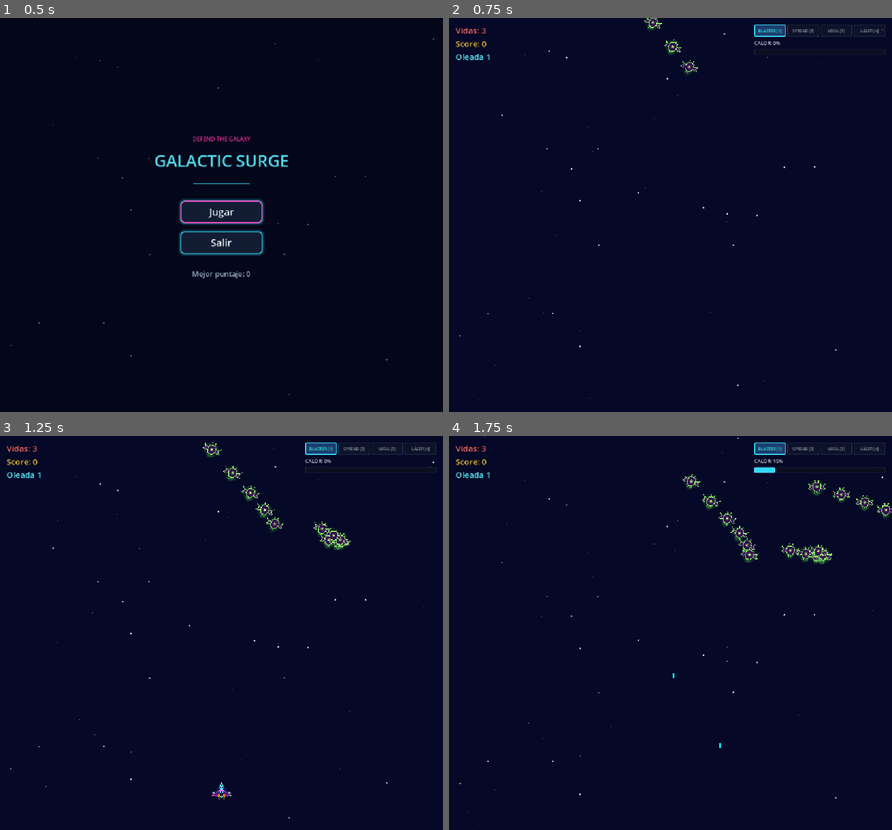
Above: before the commit, frames 1-4 (two rows, left to right).
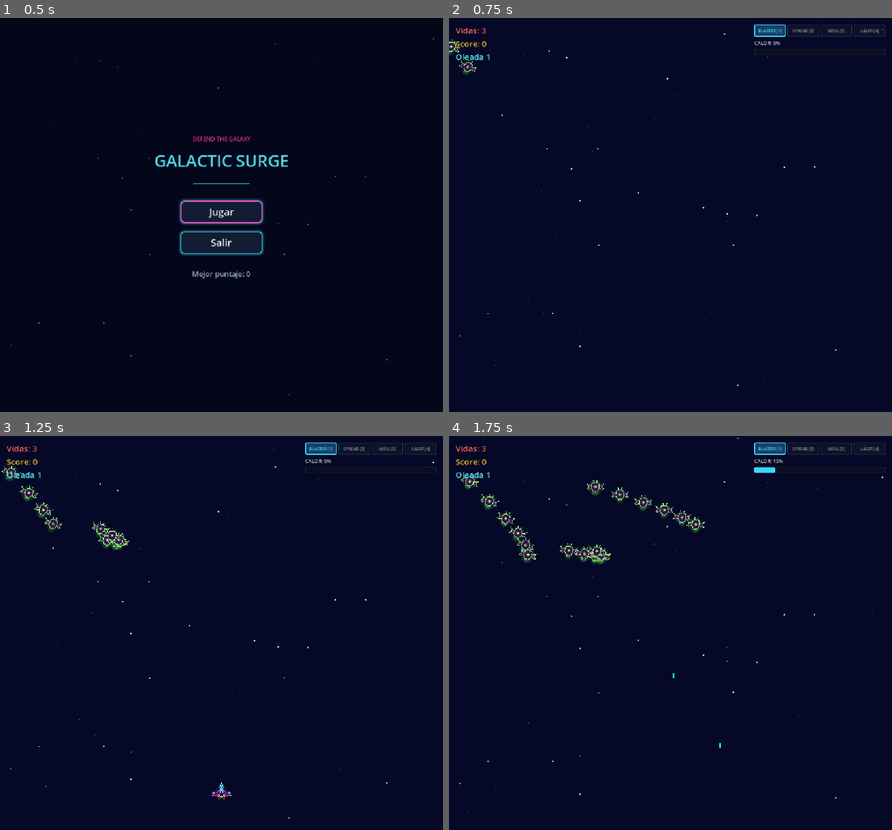
Above: after the commit, the same moments.

Repository: Frank-0511/galactic-surge
Game: Godot game, scene res://scenes/main/main.tscn
Two runs of this game, one before a commit and one after it. Both use one fixed random seed, a clock stepped at 60 frames per second and the inputs below.
Inputs (mouse positions are in pixels of both pictures, inside the frame that each line leads up to):
- Up to frame 1 (0.5 s): no input
- Up to frame 2 (0.75 s): click "Jugar" at 0.5 s
- Up to frame 3 (1.25 s): no input
- Up to frame 4 (1.75 s): tap Enter at 1.25 s; move the mouse to (767, 613) at 1.27 s; hold Right (move_right) from 1.28 s (still down); hold Space (shoot) from 1.28 s (still down); click (767, 613) at 1.42 s

Frame 1 is identical in both runs. In frame 2, 0.4% of the frame differs, in the area x 0-57%, y 0-15%; in frame 3, 1.5%; in frame 4, 2.5%, in the area x 2-100%, y 9-33%.

Commit message:
fix(enemy): corregir coordenadas de fly-in usando global_position para evitar desborde de pantalla

Diff:
--- a/scenes/entities/enemy/enemy.gd
+++ b/scenes/entities/enemy/enemy.gd
@@ -54,13 +54,13 @@
 		if _fly_in_elapsed >= _fly_in_delay:
 			var effective_t: float = (_fly_in_elapsed - _fly_in_delay) / _fly_in_duration
 			var t: float = clampf(effective_t, 0.0, 1.0)
-			position = VectorMath.cubic_bezier(_fly_in_p0, _fly_in_p1, _fly_in_p2, _fly_in_p3, t)
+			global_position = VectorMath.cubic_bezier(_fly_in_p0, _fly_in_p1, _fly_in_p2, _fly_in_p3, t)
 			var deriv: Vector2 = VectorMath.cubic_bezier_derivative(_fly_in_p0, _fly_in_p1, _fly_in_p2, _fly_in_p3, t)
 			rotation = clampf(deriv.x * 0.0015, -0.45, 0.45) * (1.0 - t)
 			if t >= 1.0:
 				_is_flying_in = false
 				rotation = 0.0
-				position = _fly_in_p3
+				global_position = _fly_in_p3
 				_schedule_next_shot()
 				fly_in_completed.emit()
 	_time += delta
@@ -76,7 +76,7 @@
 	_fly_in_delay = maxf(delay, 0.0)
 	_fly_in_elapsed = 0.0
 	_is_flying_in = true
-	position = p0
+	global_position = p0
 	if _shoot_cooldown != null:
 		_shoot_cooldown.stop()
 
@@ -89,9 +89,10 @@
 	if not _is_flying_in:
 		return
 	_is_flying_in = false
-	position = _fly_in_p3
+	global_position = _fly_in_p3
 	rotation = 0.0
 	_schedule_next_shot()
+
 
 
 func destroy() -> void:
--- a/tests/etapa_8_contract_test.gd
+++ b/tests/etapa_8_contract_test.gd
@@ -28,6 +28,7 @@
 	var spawner_passed: bool = await _assert_spawner_contract()
 	var starfield_passed: bool = await _assert_starfield_warp_contract()
 	var main_passed: bool = await _assert_main_warp_integration_contract()
+	var bounds_passed: bool = await _assert_main_formation_bounds_contract()
 
 	var all_passed: bool = (
 		vmath_passed
@@ -36,6 +37,7 @@
 		and spawner_passed
 		and starfield_passed
 		and main_passed
+		and bounds_passed
 	)
 
 	if all_passed:
@@ -275,8 +277,8 @@
 	if not enemy.call("is_flying_in"):
 		push_error("Enemy is_flying_in() must return true after start_fly_in")
 		passed = false
-	if not enemy.position.is_equal_approx(p0):
-		push_error("Enemy position must be p0 immediately after start_fly_in")
+	if not enemy.global_position.is_equal_approx(p0):
+		push_error("Enemy global_position must be p0 immediately after start_fly_in")
 		passed = false
 
 	# Halfway process
@@ -285,8 +287,8 @@
 		push_error("Enemy should still be flying in at t=0.5")
 		passed = false
 	var expected_pos: Vector2 = VectorMath.cubic_bezier(p0, p1, p2, p3, 0.5)
-	if not enemy.position.is_equal_approx(expected_pos):
-		push_error("Enemy position at t=0.5 must match Bézier point")
+	if not enemy.global_position.is_equal_approx(expected_pos):
+		push_error("Enemy global_position at t=0.5 must match Bézier point")
 		passed = false
 
 	# Complete fly in
@@ -294,8 +296,8 @@
 	if enemy.call("is_flying_in"):
 		push_error("Enemy is_flying_in() must be false when t >= 1.0")
 		passed = false
-	if not enemy.position.is_equal_approx(p3):
-		push_error("Enemy position must equal p3 at finish")
+	if not enemy.global_position.is_equal_approx(p3):
+		push_error("Enemy global_position must equal p3 at finish")
 		passed = false
 	if absf(enemy.rotation) > 0.001:
 		push_error("Enemy rotation must reset to 0.0 at finish")
@@ -307,7 +309,7 @@
 	# Test cancel_fly_in
 	enemy.call("start_fly_in", p0, p1, p2, p3, 1.0, 0.0)
 	enemy.call("cancel_fly_in")
-	if enemy.call("is_flying_in") or not enemy.position.is_equal_approx(p3) or absf(enemy.rotation) > 0.001:
+	if enemy.call("is_flying_in") or not enemy.global_position.is_equal_approx(p3) or absf(enemy.rotation) > 0.001:
 		push_error("cancel_fly_in must immediately reset to p3 with rotation 0 and is_flying_in false")
 		passed = false
 
@@ -456,3 +458,75 @@
 	root.remove_child(main)
 	main.queue_free()
 	return passed
+
+
+# ---------------------------------------------------------------------------
+# 7. Main Formation Bounds & Stability Contract
+# ---------------------------------------------------------------------------
+
+func _assert_main_formation_bounds_contract() -> bool:
+	if not ResourceLoader.exists(MAIN_PATH):
+		return false
+
+	var packed: PackedScene = load(MAIN_PATH) as PackedScene
+	var main: Node2D = packed.instantiate() as Node2D
+	root.add_child(main)
+	await process_frame
+
+	main.call("start_session")
+	var spawner: Node2D = main.get_node_or_null("EnemySpawner") as Node2D
+	if spawner == null:
+		push_error("Main missing EnemySpawner child in bounds contract")
+		root.remove_child(main)
+		main.queue_free()
+		return false
+
+	var enemies: Array[Node] = []
+	for child: Node in spawner.get_children():
+		if child is Area2D and child.is_in_group("enemies"):
+			enemies.append(child)
+
+	if enemies.is_empty():
+		push_error("Main EnemySpawner must have enemies after start_session")
+		root.remove_child(main)
+		main.queue_free()
+		return false
+
+	# Fast forward fly-in for all enemies
+	for enemy_node: Node in enemies:
+		if enemy_node.has_method("_process"):
+			enemy_node.call("_process", 5.0)
+
+	await process_frame
+	await process_frame
+
+	var passed: bool = true
+	var vp_rect: Rect2 = main.get_viewport().get_visible_rect()
+	var initial_y: float = -1.0
+
+	for enemy_node: Node in enemies:
+		var enemy: Area2D = enemy_node as Area2D
+		# All enemies must be strictly within viewport horizontally and in upper playfield
+		if enemy.global_position.x < vp_rect.position.x or enemy.global_position.x > vp_rect.end.x:
+			push_error("Enemy at global_position %s is outside horizontal viewport [0, %f]" % [enemy.global_position, vp_rect.end.x])
+			passed = false
+		if enemy.global_position.y < vp_rect.position.y or enemy.global_position.y > vp_rect.end.y * 0.6:
+			push_error("Enemy at global_position %s is outside upper playfield [0, %f]" % [enemy.global_position, vp_rect.end.y * 0.6])
+			passed = false
+
+	if not enemies.is_empty() and enemies[0] is Area2D:
+		initial_y = (enemies[0] as Area2D).position.y
+
+	# Simulate 10 frames of spawner movement
+	for frame_idx: int in range(10):
+		spawner.call("_process", 0.016)
+
+	if not enemies.is_empty() and enemies[0] is Area2D:
+		var current_y: float = (enemies[0] as Area2D).position.y
+		if absf(current_y - initial_y) > 32.0:
+			push_error("Enemies must not rapidly descend off screen; initial y was %f, after 10 frames got %f" % [initial_y, current_y])
+			passed = false
+
+	root.remove_child(main)
+	main.queue_free()
+	return passed
Not shown, added: scenes/entities/bullet/laser_beam.gd.uid
Not shown, added: scenes/entities/bullet/missile.gd.uid
Not shown, added: scenes/entities/bullet/spread_bullet.gd.uid
Not shown, added: scripts/math/vector_math.gd.uid
Not shown, added: scripts/systems/combo_system.gd.uid
Not shown, added: scripts/systems/formation_patterns.gd.uid
Not shown, added: tests/etapa_7_contract_test.gd.uid
Not shown, added: tests/etapa_8_contract_test.gd.uid
